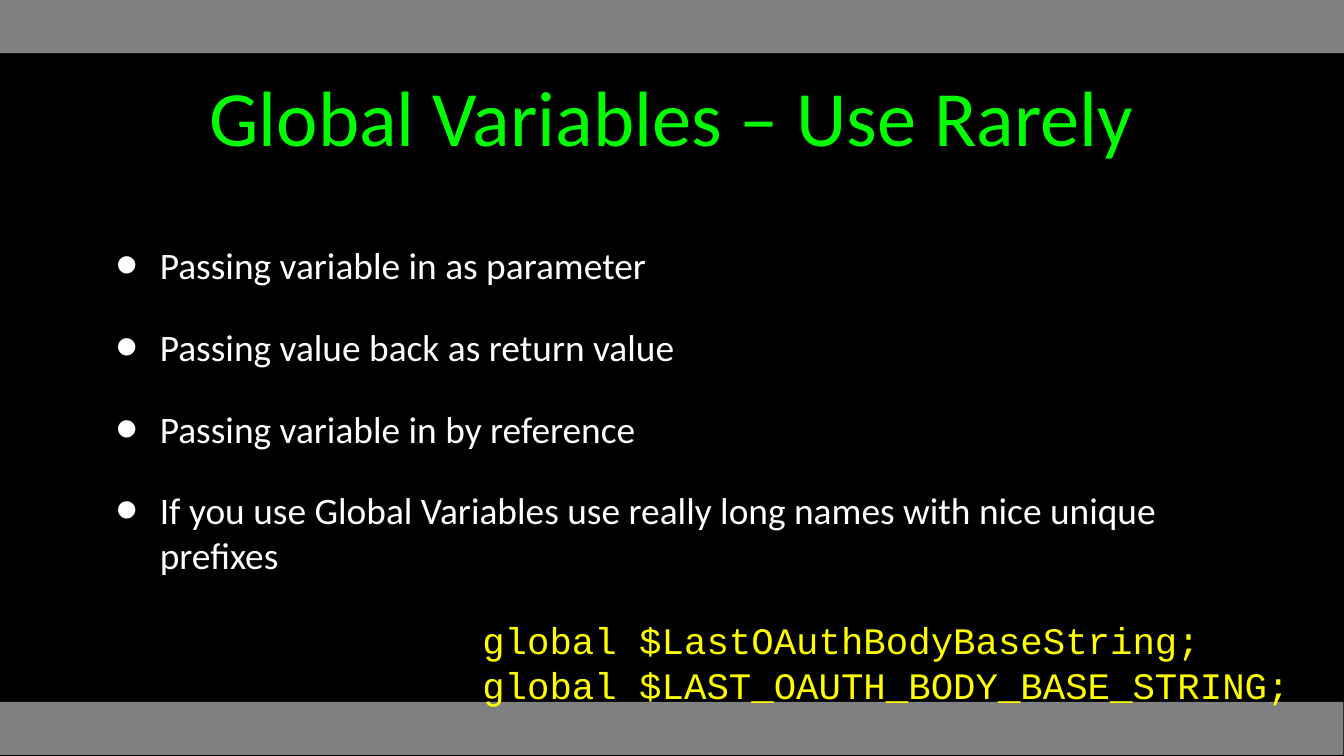
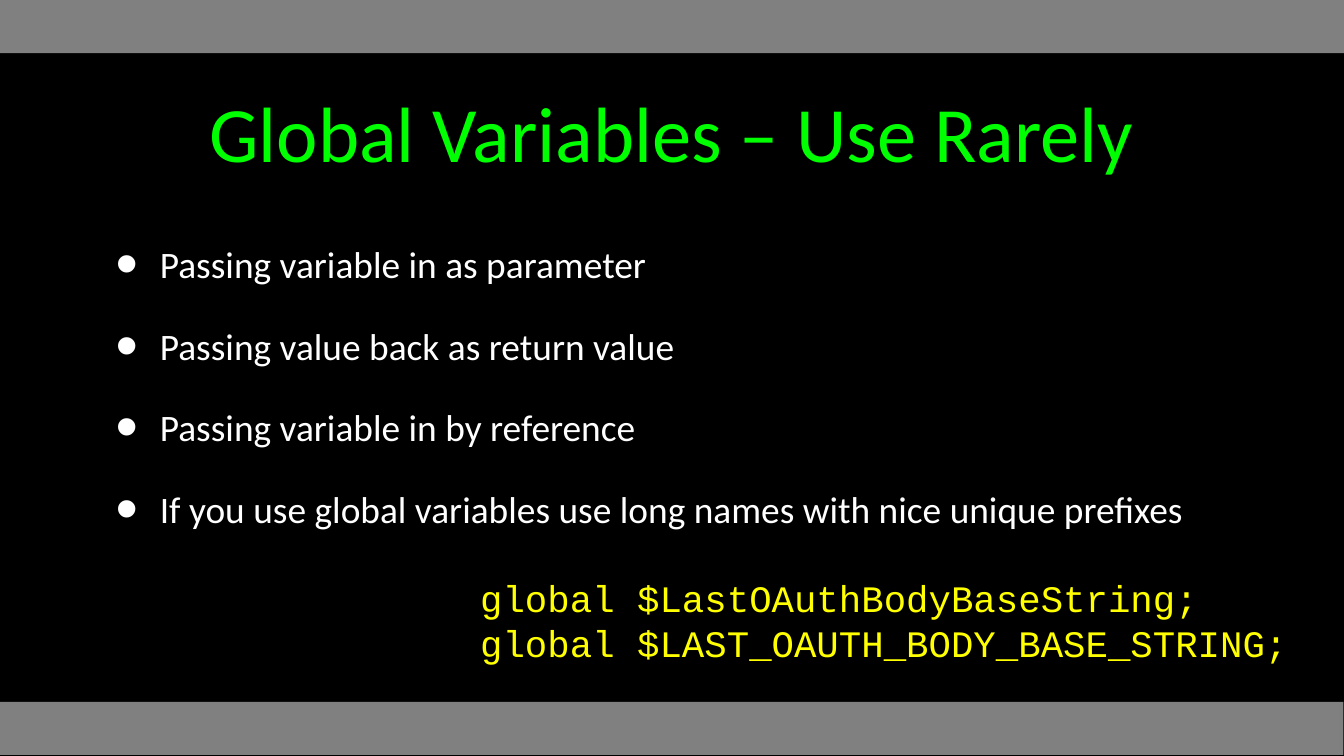
Before and after one commit to csev/wa4e, a slide deck: slide 22 of lectures/PHP-05-Functions.ppt (slide 19 before the commit). Drawn at 1344x756 pixels with LibreOffice and Linux fonts; fonts in the diff are those of the drawing. Boxes give left, top, right and bottom in pixels: in the first picture for what was removed or moved away, otherwise in the second. Text is boxed around its words. In the diff, an @@ line names an element or a change of style, - is before the commit and + after.

```diff
--- a/lectures/PHP-05-Functions.ppt
+++ b/lectures/PHP-05-Functions.ppt
@@ title "Global Variables – Use Rarely": place and size @@
-title "Global Variables – Use Rarely" at (210,91,1133,159)
+title "Global Variables – Use Rarely" at (210,107,1133,175)
@@ text at (160,497,1183,530): text changed @@
-• If you use Global Variables use really long names with nice unique prefixes
+• If you use global variables use long names with nice unique prefixes
@@ text "global $LastOAuthBodyBaseString;": place and size @@
-text "global $LastOAuthBodyBaseString;" at (482,628,1289,710)
+text "global $LastOAuthBodyBaseString;" at (480,585,1287,665)
```
Also in this commit, not shown: 20 other slides changed, 4 slides added, 1 slide removed, 3 other files.
